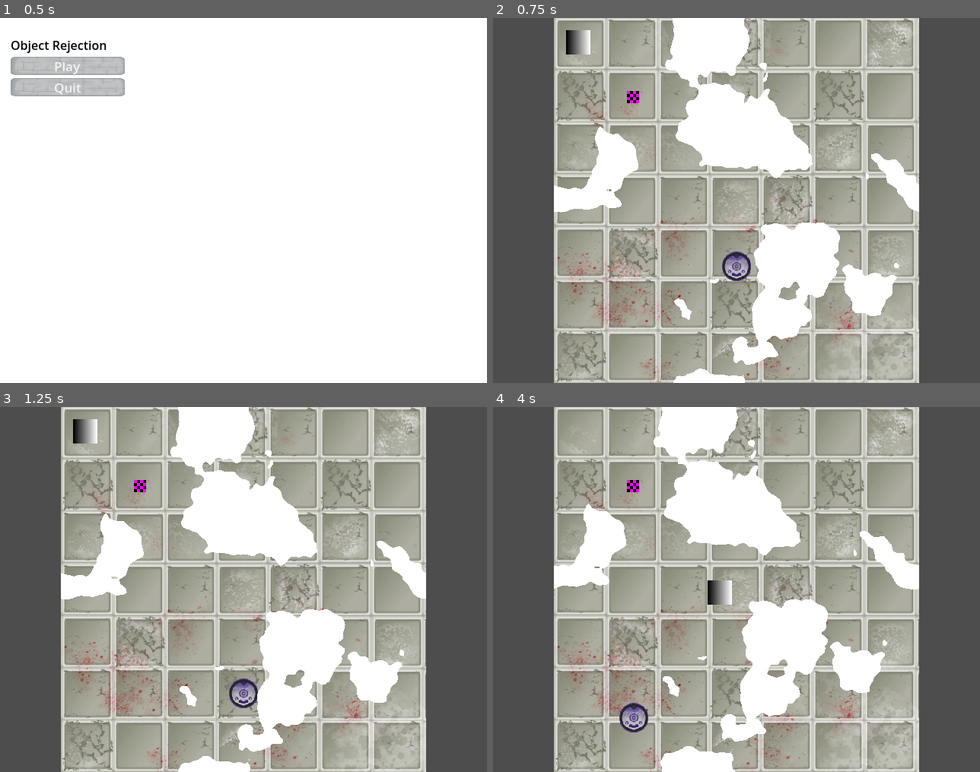
Above: before the commit, frames 1-4 (two rows, left to right).
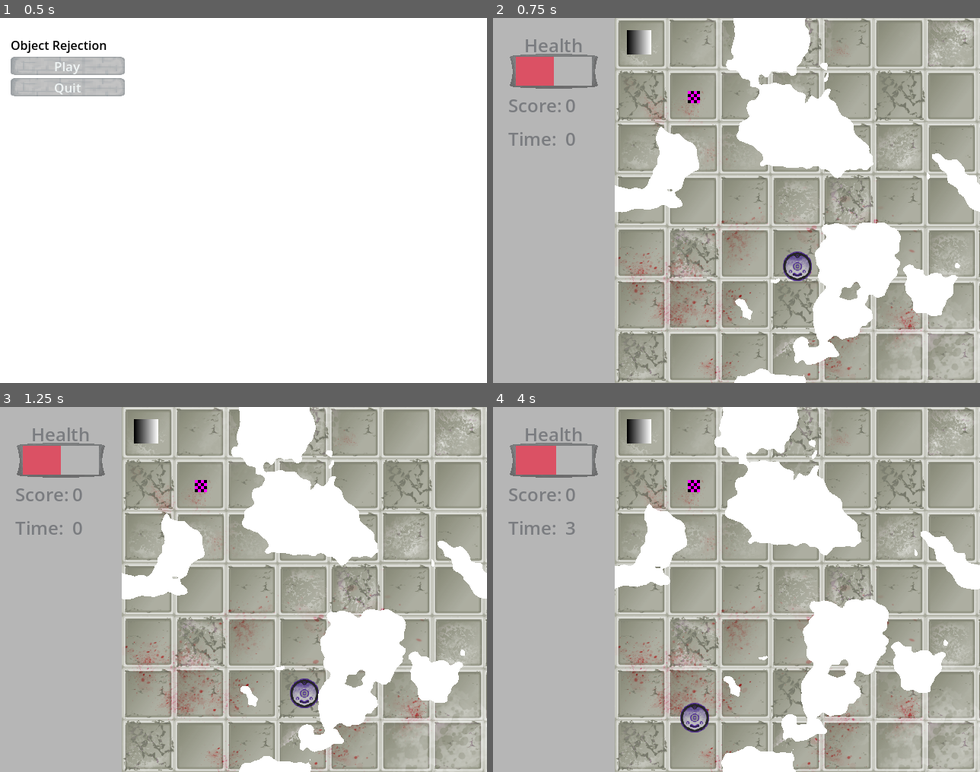
Above: after the commit, the same moments.

Repository: Cyberiada2025-2026/Lem-Jam
Game: Godot game, scene res://ui/main_menu/main_menu.tscn
Same seed, same stepped clock (60 frames per second), same inputs: the game is played once before the commit and once after it.
Inputs (mouse positions are in pixels of both pictures, inside the frame that each line leads up to):
- Up to frame 1 (0.5 s): no input
- Up to frame 2 (0.75 s): click "Play" at 0.5 s
- Up to frame 3 (1.25 s): no input
- Up to frame 4 (4 s): tap Enter at 1.25 s; move the mouse to (580, 432) at 1.27 s; press the mouse at (580, 432) at 1.28 s; move the mouse to (639, 607) at 2.02 s; release the mouse at (639, 607) at 2.03 s; click (639, 607) at 2.1 s; move the mouse to (785, 509) at 2.77 s; press the mouse at (785, 509) at 2.78 s; move the mouse to (712, 662) at 3.52 s; release the mouse at (712, 662) at 3.53 s; click (712, 662) at 3.6 s

Frame 1 is identical in both runs. In frame 2, 70% of the frame differs, in the area x 0-100%, y 0-100%; in frame 3, 70%; in frame 4, 71%.

Commit message:
add hud in main

Diff:
--- a/scenes/main/main.tscn
+++ b/scenes/main/main.tscn
@@ -1,15 +1,13 @@
-[gd_scene format=3 uid="uid://cltepgmfe84m0"]
+[gd_scene format=3 uid="uid://dxxe5d14gjlvc"]
 
 [ext_resource type="Script" uid="uid://dvtkyb4dv2wtg" path="res://scenes/main/main.gd" id="1_hujxm"]
 [ext_resource type="PackedScene" uid="uid://coulty6lytj5" path="res://ui/pause_screen/pause_screen.tscn" id="1_hyk8p"]
 [ext_resource type="PackedScene" uid="uid://bg1tghbfm0s50" path="res://scenes/arena/arena.tscn" id="4_l3cfh"]
+[ext_resource type="PackedScene" uid="uid://d2u0etcuqlm6i" path="res://ui/hud/hud.tscn" id="5_6q06x"]
 [ext_resource type="AudioStream" uid="uid://d3wymnrsu8wd2" path="res://shared/GoofinesLied.mp3" id="8_yyfjg"]
 
 [node name="Main" type="Node2D" unique_id=1586237799]
 script = ExtResource("1_hujxm")
-
-[node name="PauseScreen" parent="." unique_id=870774568 instance=ExtResource("1_hyk8p")]
-mouse_filter = 1
 
 [node name="AudioStreamPlayer2D" type="AudioStreamPlayer2D" parent="." unique_id=1390608119]
 stream = ExtResource("8_yyfjg")
@@ -17,4 +15,9 @@
 max_distance = 1800.0
 
 [node name="Arena" parent="." unique_id=751659660 instance=ExtResource("4_l3cfh")]
-position = Vector2(80, 0)
+position = Vector2(160, 0)
+
+[node name="PauseScreen" parent="." unique_id=870774568 instance=ExtResource("1_hyk8p")]
+mouse_filter = 1
+
+[node name="Hud" parent="." unique_id=803827322 instance=ExtResource("5_6q06x")]
--- a/shared/player/health_component.gd
+++ b/shared/player/health_component.gd
@@ -13,7 +13,7 @@
 func takeDamage(damage: float) -> void:
 	health -= damage
 	if health <= 0.0:
-		get_parent().queue_free()
+		SceneManager.goto_scene("res://ui/game_over_screen/game_over_screen.tscn")
 
 
 func heal(amount: float) -> void:
--- a/ui/hud/hud.gd
+++ b/ui/hud/hud.gd
@@ -11,12 +11,12 @@
 func _ready() -> void:
 	player = get_tree().get_first_node_in_group("player")
 	health = player.get_node("HealthComponent")
-	health_scale = 100 / health.max_health
+	health_scale = 100.0 / health.max_health
 	health_bar = get_node("VBoxContainer/Control2/TextureRect/ColorRect")
 	score = get_node("VBoxContainer/Control3/Control/RichTextLabel3")
 	time = get_node("VBoxContainer/Control4/Control/RichTextLabel3")
 
 func _process(delta: float) -> void:
-	health_bar.x = health_scale * health.health
-	score.set_text(player.score)
-	time.set_text(player.time)
+	health_bar.size[0] = health_scale * health.health
+	score.set_text(str(player.score))
+	time.set_text(str(int(player.time)))
--- a/ui/hud/hud.tscn
+++ b/ui/hud/hud.tscn
@@ -9,6 +9,15 @@
 offset_right = 160.0
 offset_bottom = 480.0
 script = ExtResource("1_4d6w6")
+
+[node name="ColorRect" type="ColorRect" parent="." unique_id=1268830258]
+layout_mode = 1
+anchors_preset = 15
+anchor_right = 1.0
+anchor_bottom = 1.0
+grow_horizontal = 2
+grow_vertical = 2
+color = Color(0.71462876, 0.7146292, 0.7146289, 1)
 
 [node name="VBoxContainer" type="VBoxContainer" parent="." unique_id=2022293993]
 layout_mode = 1
Not shown, added: shared/button.mp3.import
